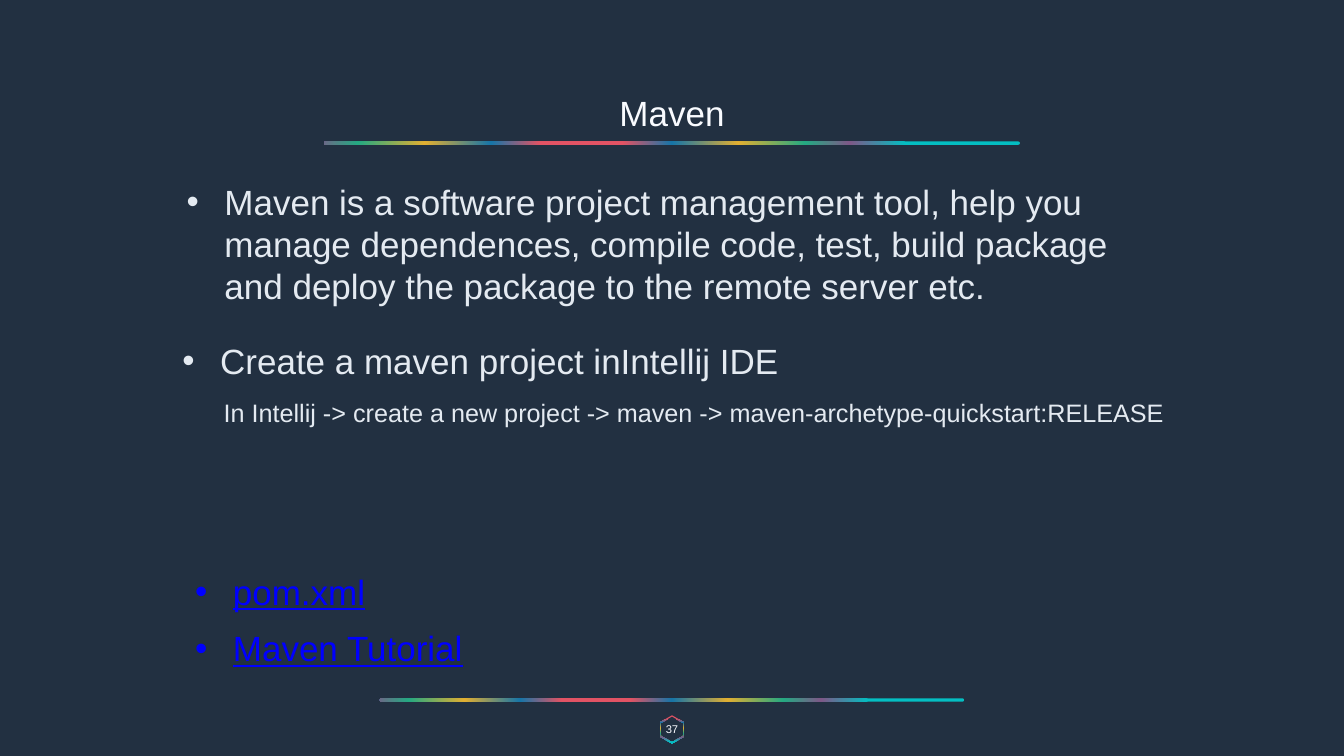
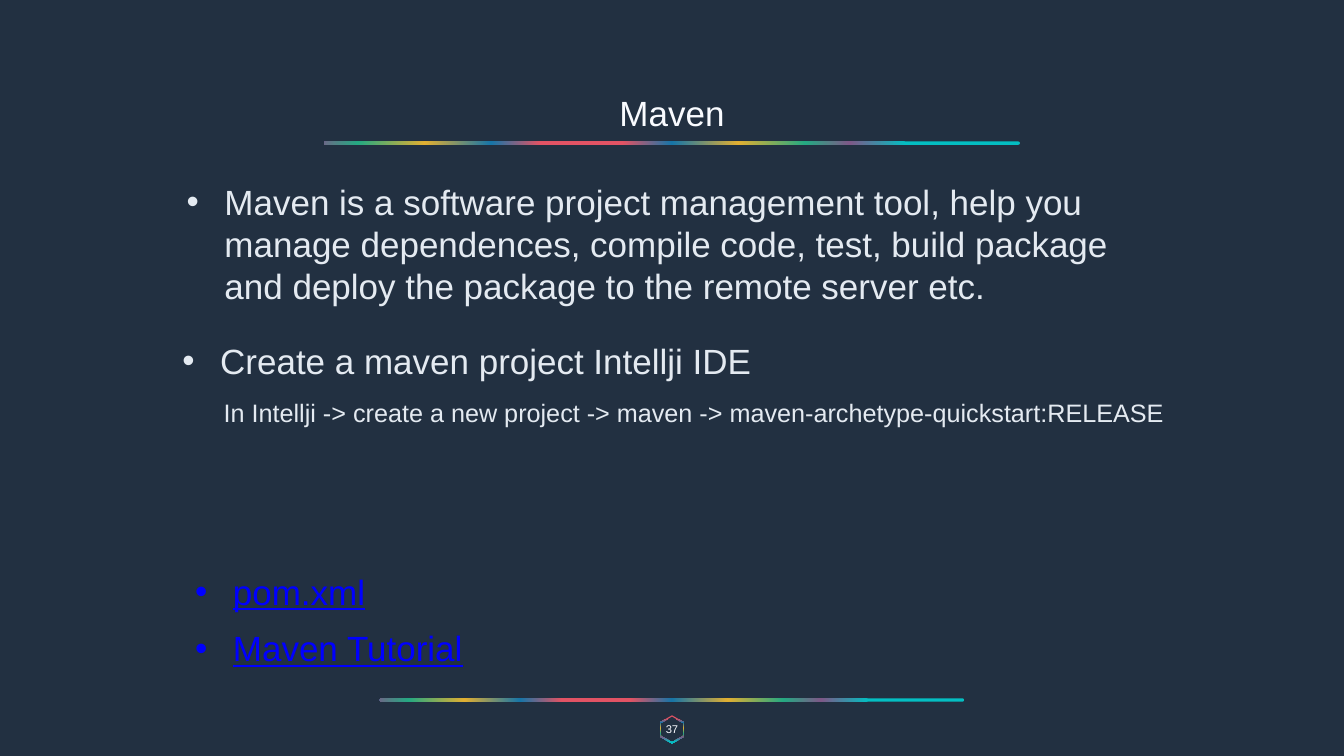
Before and after one commit to overtureLLC/java-spring-material, a slide deck: slide 37 of Warmup/warmup.pptx. Drawn at 1344x756 pixels with LibreOffice and Linux fonts; fonts in the diff are those of the drawing. Boxes give left, top, right and bottom in pixels: in the first picture for what was removed or moved away, otherwise in the second. Text is boxed around its words. In the diff, an @@ line names an element or a change of style, - is before the commit and + after.

Commit message:
update the ppt

```diff
--- a/Warmup/warmup.pptx
+++ b/Warmup/warmup.pptx
@@ text at (x1=220, y1=348, x2=751, y2=381): text changed @@
-• Create a maven project inIntellij IDE
+• Create a maven project Intellji IDE
@@ text at (x1=224, y1=403, x2=1164, y2=428): text changed @@
-In Intellij -> create a new project -> maven -> maven-archetype-quickstart:RELEASE
+In Intellji -> create a new project -> maven -> maven-archetype-quickstart:RELEASE
```
Also in this commit, not shown: 15 other slides changed.
